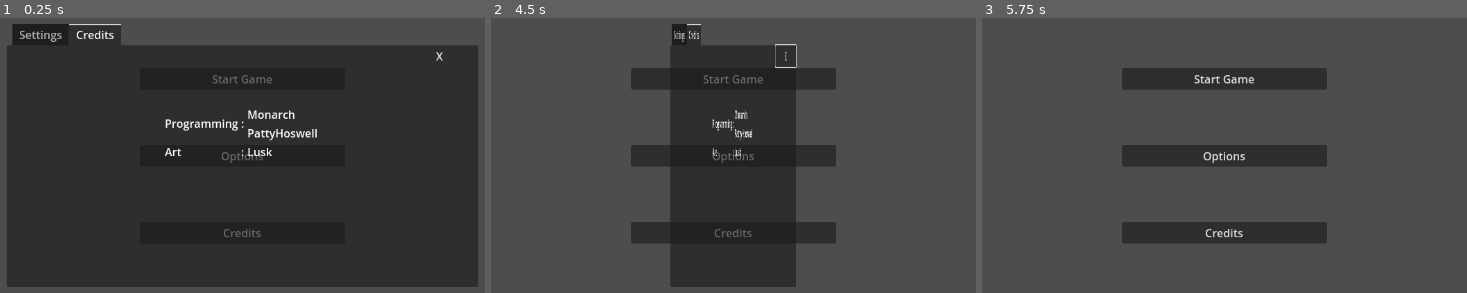
Above: before the commit, frames 1-3 (left to right).
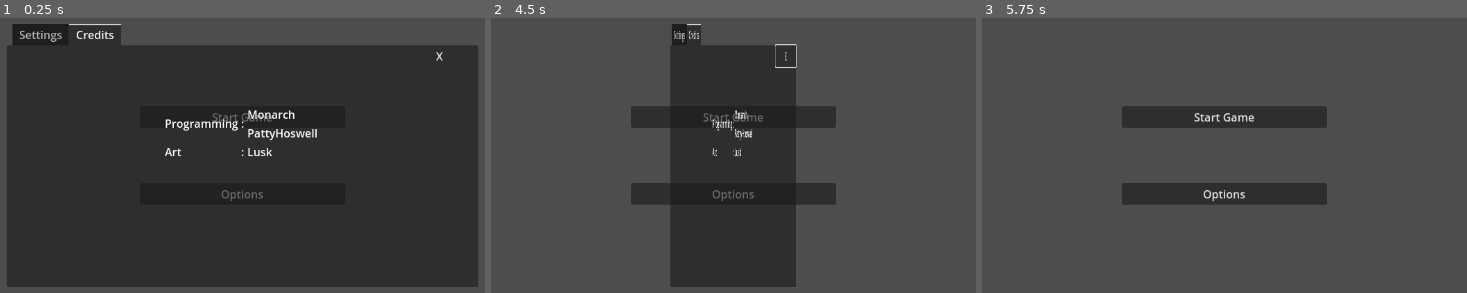
Above: after the commit, the same moments.

Repository: chesedcore/RushRecklessly
Game: Godot game, scene res://Scenes/title_screen.tscn
Two runs of this game, one before a commit and one after it. Both use one fixed random seed, a clock stepped at 60 frames per second and the inputs below.
Inputs (mouse positions are in pixels of both pictures, inside the frame that each line leads up to):
- Up to frame 1 (0.25 s): no input
- Up to frame 2 (4.5 s): click (733, 232) at 0.5 s, where only the run before the commit has a clickable "Credits"; click "Start Game" at 1.25 s; click "Start Game" at 2 s; click "Start Game" at 2.75 s; click "Options" at 3.5 s; click "X" at 4.25 s
- Up to frame 3 (5.75 s): no input

The runs differ from the first frame. In frame 1, 0.5% of the frame differs, in the area x 43-57%, y 20-80%; in frame 2, 6.8%; in frame 3, 16%, in the area x 28-72%, y 18-82%.

Commit message:
Deleted Credits Button from Menu

Diff:
--- a/Rush/Scenes/title_screen.tscn
+++ b/Rush/Scenes/title_screen.tscn
@@ -33,10 +33,5 @@
 layout_mode = 2
 text = "Options"
 
-[node name="Credits" type="Button" parent="UI/VBoxContainer"]
-unique_name_in_owner = true
-layout_mode = 2
-text = "Credits"
-
 [node name="OptionsMenu" parent="UI" instance=ExtResource("2_p3fck")]
 unique_name_in_owner = true
--- a/Rush/Script/title_screen.gd
+++ b/Rush/Script/title_screen.gd
@@ -3,13 +3,9 @@
 func _ready() -> void:
 	%"Start Game".pressed.connect(_on_start_game_pressed)
 	%"Options".pressed.connect(_on_options_pressed)
-	%"Credits".pressed.connect(_on_credits_pressed)
 
 func _on_start_game_pressed() -> void:
 	print("Pressed Start")
 
 func _on_options_pressed() -> void:
 	%OptionsMenu.set_menu_visible(true)
-
-func _on_credits_pressed() -> void :
-	print("Pressed Credits")
